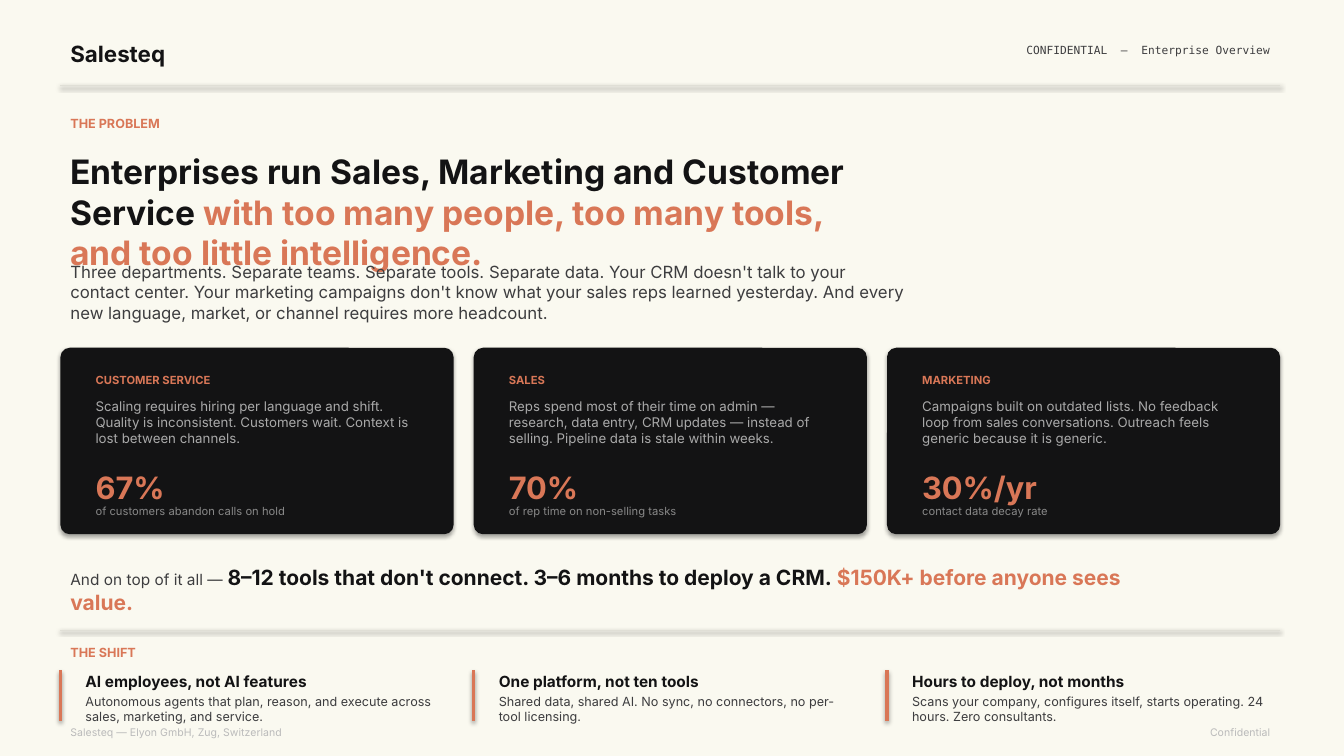
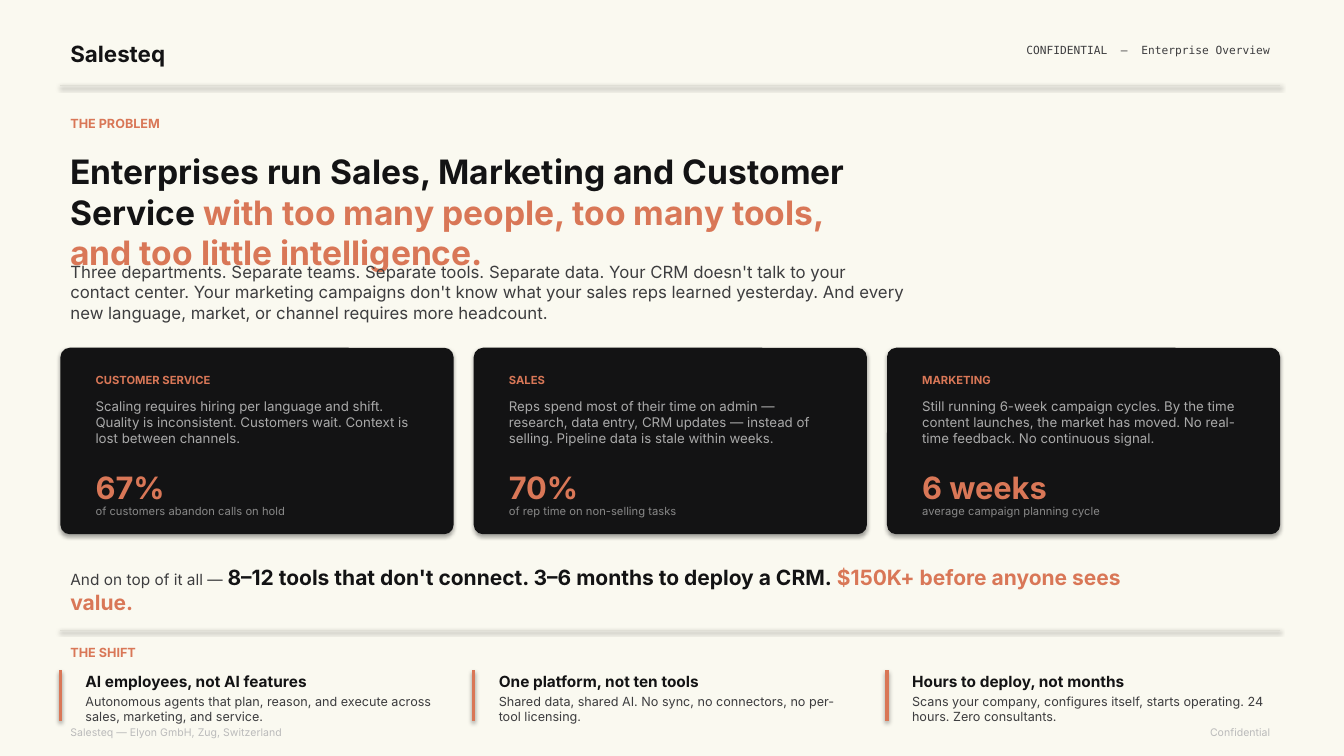
Before and after one commit to Salesteq-Research/deck, a slide deck: slide 1 of branding/salesteq-enterprise.pptx. Drawn at 1344x756 pixels with LibreOffice and Linux fonts; fonts in the diff are those of the drawing. Boxes give left, top, right and bottom in pixels: in the first picture for what was removed or moved away, otherwise in the second. Text is boxed around its words. In the diff, an @@ line names an element or a change of style, - is before the commit and + after.

```diff
--- a/branding/salesteq-enterprise.pptx
+++ b/branding/salesteq-enterprise.pptx
@@ text at (922, 401, 1235, 446): text changed @@
-Campaigns built on outdated lists. No feedback loop from sales conversations. Outreach feels generic because it is generic.
+Still running 6-week campaign cycles. By the time content launches, the market has moved. No real-time feedback. No continuous signal.
@@ text at (922, 476, 1046, 500): text changed @@
-30%/yr
+6 weeks
@@ text at (922, 507, 1100, 518): text changed @@
-contact data decay rate
+average campaign planning cycle
```
Also in this commit, not shown: 1 other slide changed, 2 other files.
